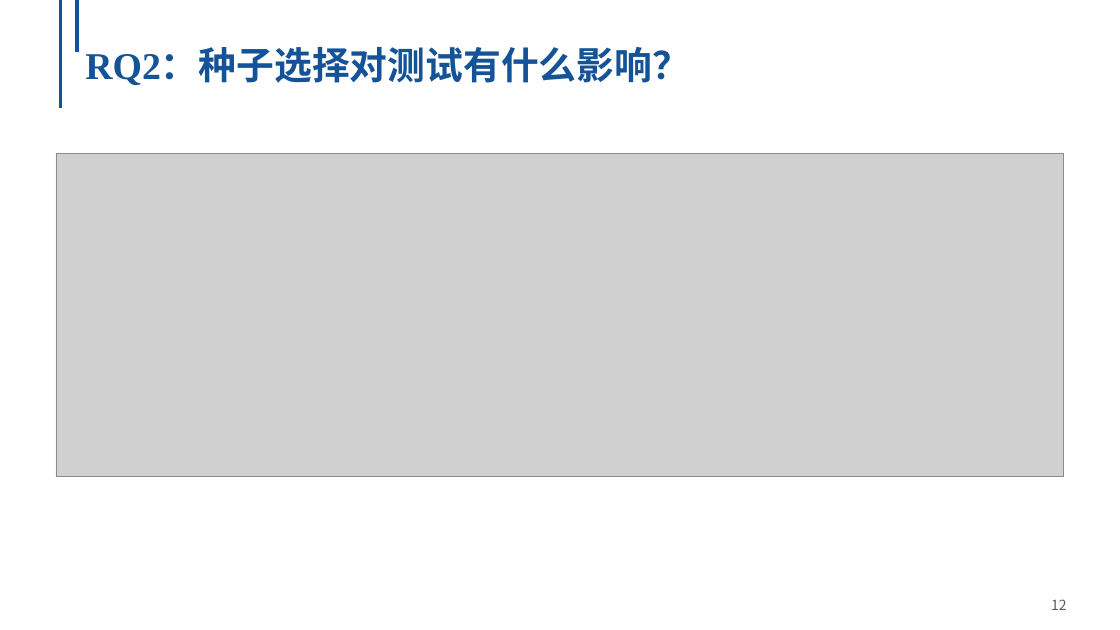
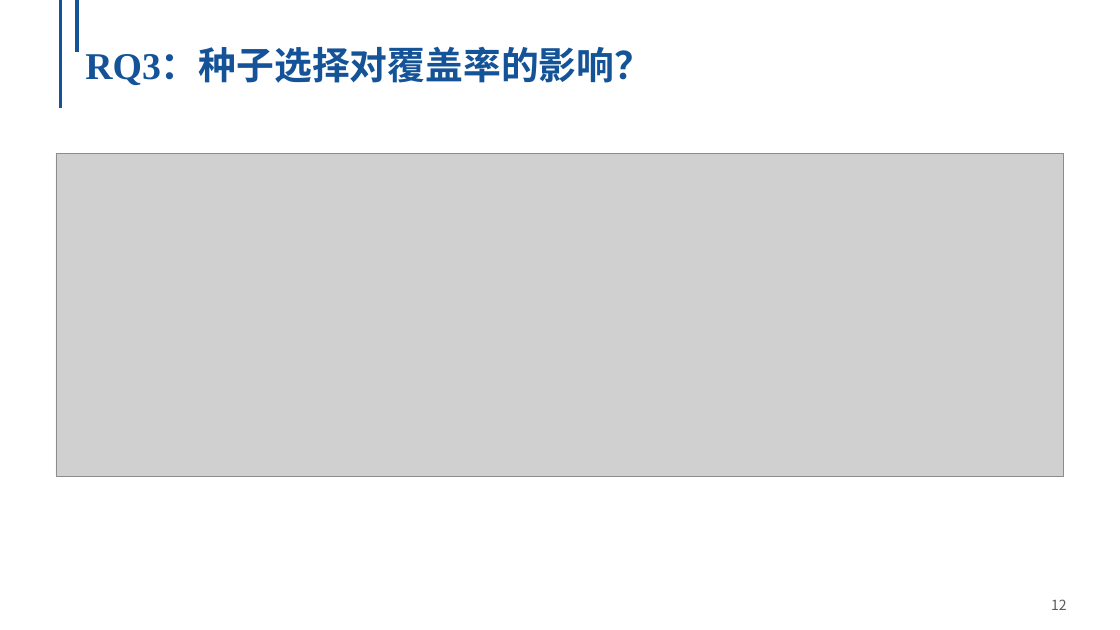
Before and after one commit to NingmoRain/NingmoRain.github.io, a slide deck: slide 12 of files/OptiMin.pptx. Drawn at 1120x630 pixels with LibreOffice and Linux fonts; fonts in the diff are those of the drawing; grey boxes stand for pictures; background and template pictures are left out. Boxes give left, top, right and bottom in pixels: in the first picture for what was removed or moved away, otherwise in the second. Text is boxed around its words. In the diff, an @@ line names an element or a change of style, - is before the commit and + after.

```diff
--- a/files/OptiMin.pptx
+++ b/files/OptiMin.pptx
@@ title at <box>85,49,652,85</box>: text changed @@
-RQ2：种子选择对测试有什么影响？
+RQ3：种子选择对覆盖率的影响？
```
Also in this commit, not shown: 6 other slides changed, 2 slides added.
